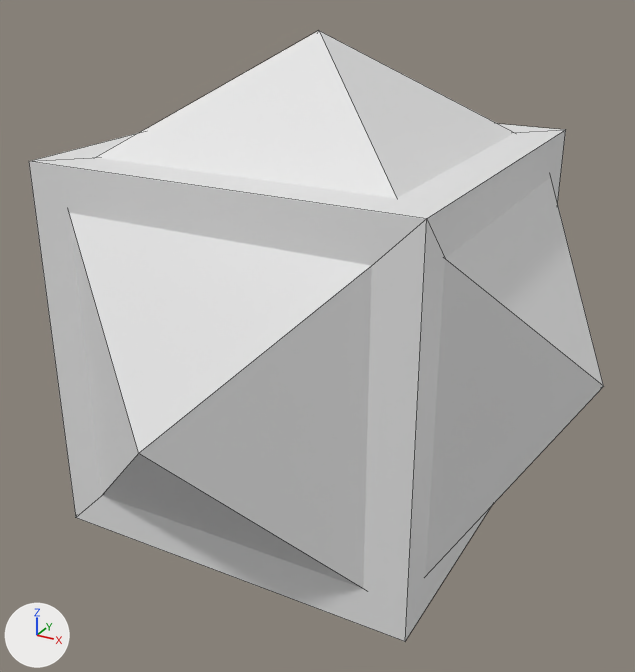
Before and after pictures for a commit that changed the OBJ model src/main/resources/assets/contraptions/models/spike.obj.
Camera for both pictures: a 50 mm camera at (1.081, -1.974, 0.954) aimed at (0.003, -0.012, -0.027). Lighting does not change. The marker at lower left points along +X, +Y and +Z. Mesh edges are drawn as thin lines. Materials are left out; every surface is plain grey. Where no turn or scale is listed for an object, it has been applied to the vertices.
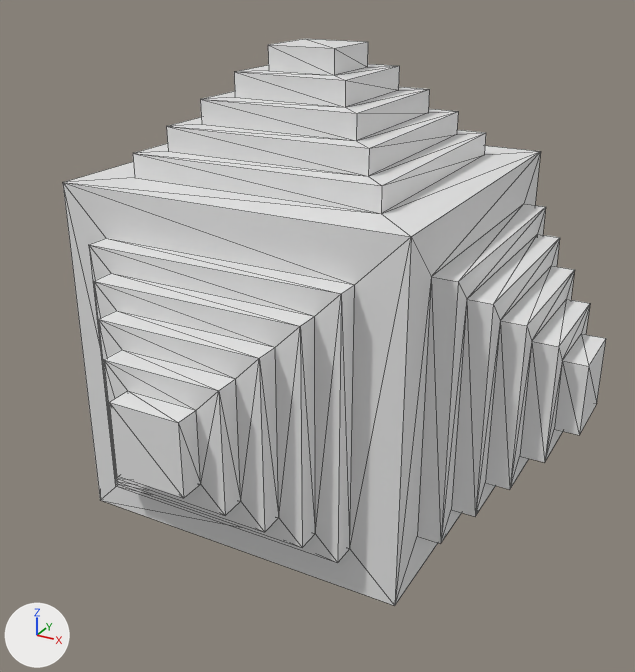
Where the change shows, as pixel boxes (x1, y1, x2, y2) in the pictures (635 x 672 px):
'Cube.005', reshaped (7% shorter): before (29, 31, 604, 641); after (63, 39, 606, 606)
part 1 of me_cube_005, rebuilt (10% taller): before (29, 124, 566, 641); after (63, 39, 606, 606)
part 2 of me_cube_005, deleted: before (69, 31, 604, 588)

Edits to the bpy script that builds the scene:
```text
Change me_cube_005:
    used by ob_cube_005; location = (0.0, 0.0, 0.0)
    remove me_cube_005.from_pydata(...)  # 38 vertices, 48 faces; spans x -0.77..0.77, y -0.77..0.77, z -0.77..0.77
    add me_cube_005.from_pydata(...)  # 248 vertices, 492 faces; spans x -0.75..0.75, y -0.75..0.75, z -0.75..0.75
    me_cube_005 part 1: the loose piece of 8 vertices spanning x -0.5..0.5, y -0.5..0.5, z -0.5..0.5 is rebuilt with 248 vertices and now spans x -0.75..0.75, y -0.75..0.75, z -0.75..0.75
    me_cube_005 part 2: 6 loose pieces with 30 vertices, spanning x -0.77..0.77, y -0.77..0.77, z -0.77..0.77, are deleted
```
